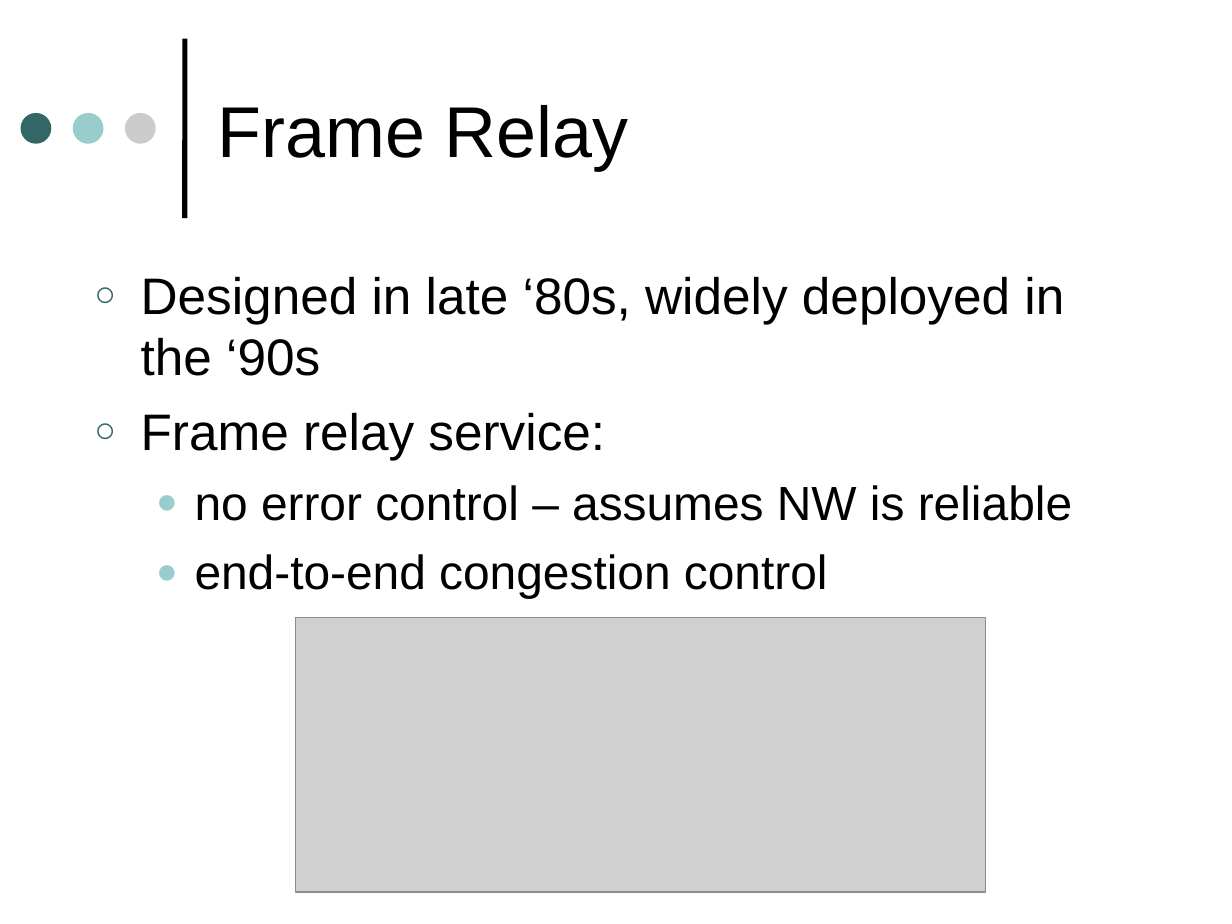
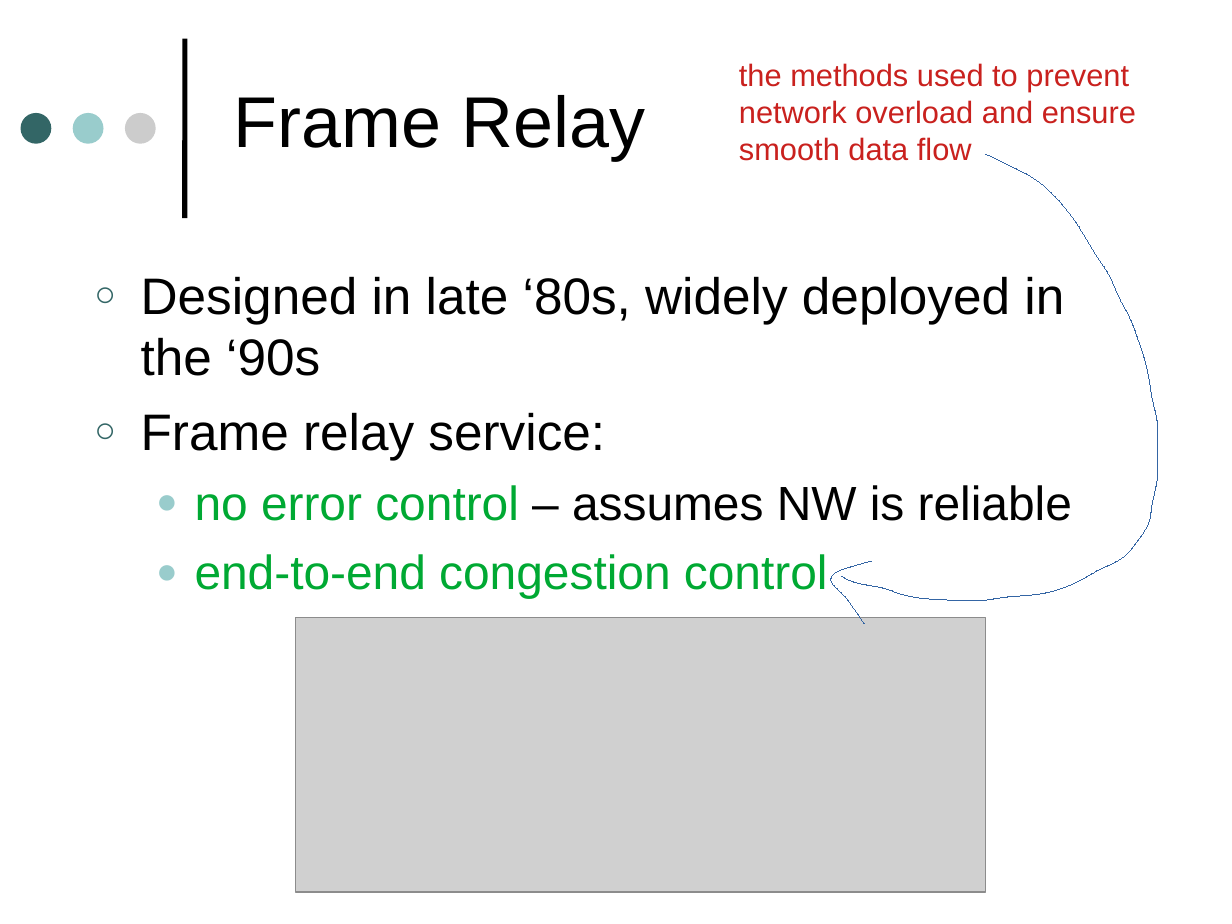
Before and after one commit to SahanWeerasiri/sem4, a slide deck: slide 15 of Computer Networks/WANs.odp. Drawn at 1232x924 pixels with LibreOffice and Linux fonts; fonts in the diff are those of the drawing; grey boxes stand for pictures. Boxes give left, top, right and bottom in pixels: in the first picture for what was removed or moved away, otherwise in the second. Text is boxed around its words. In the diff, an @@ line names an element or a change of style, - is before the commit and + after.

```diff
--- a/Computer Networks/WANs.odp
+++ b/Computer Networks/WANs.odp
@@ title "Frame Relay": place and size @@
-title "Frame Relay" at [217,105,629,170]
+title "Frame Relay" at [234,95,645,161]
@@ text added at [739,63,1136,161], 18 pt, text #C9211E @@
+the methods used to prevent network overload and ensure smooth data flow
@@ freeform shape added at [841,154,1158,601], outline #3465A4 0 pt @@
@@ text at [195,485,1072,599]: text colour #000000 to #00A933 in "no error control", "end-to-end congestion control" @@
@@ freeform shape added at [830,562,871,625], outline #3465A4 0 pt @@
```
Also in this commit, not shown: 25 other slides changed.
